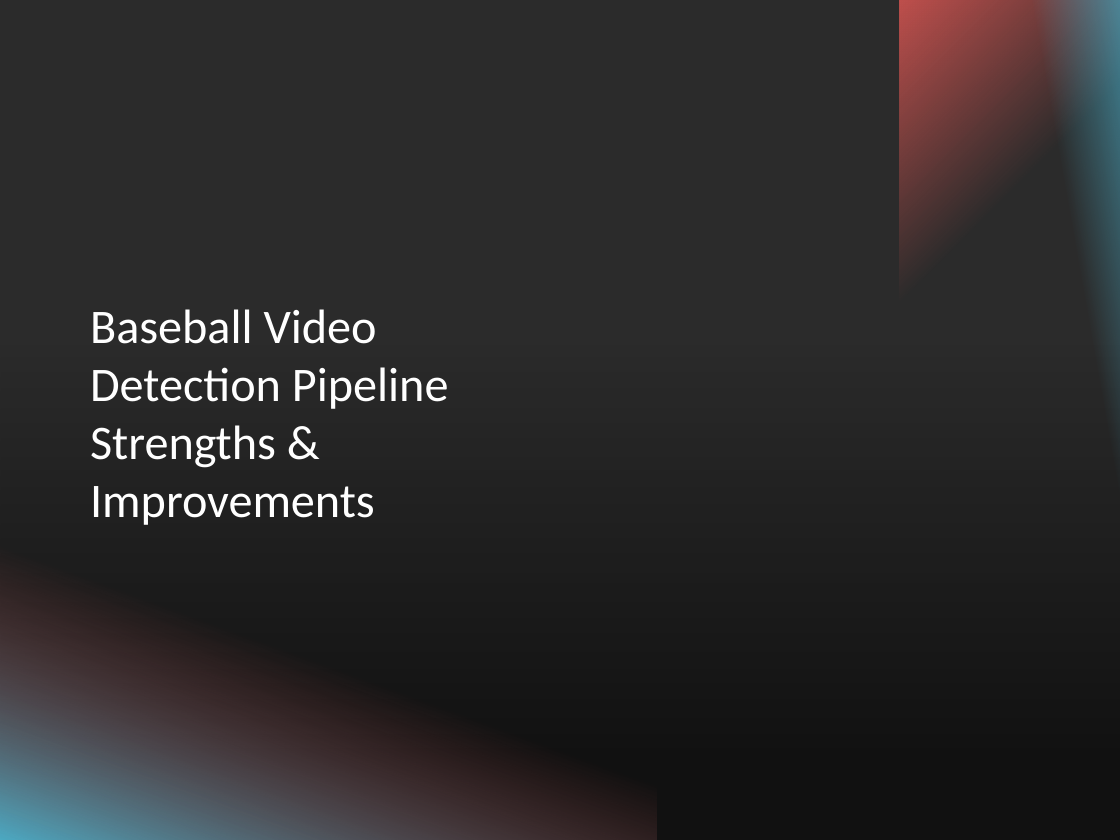
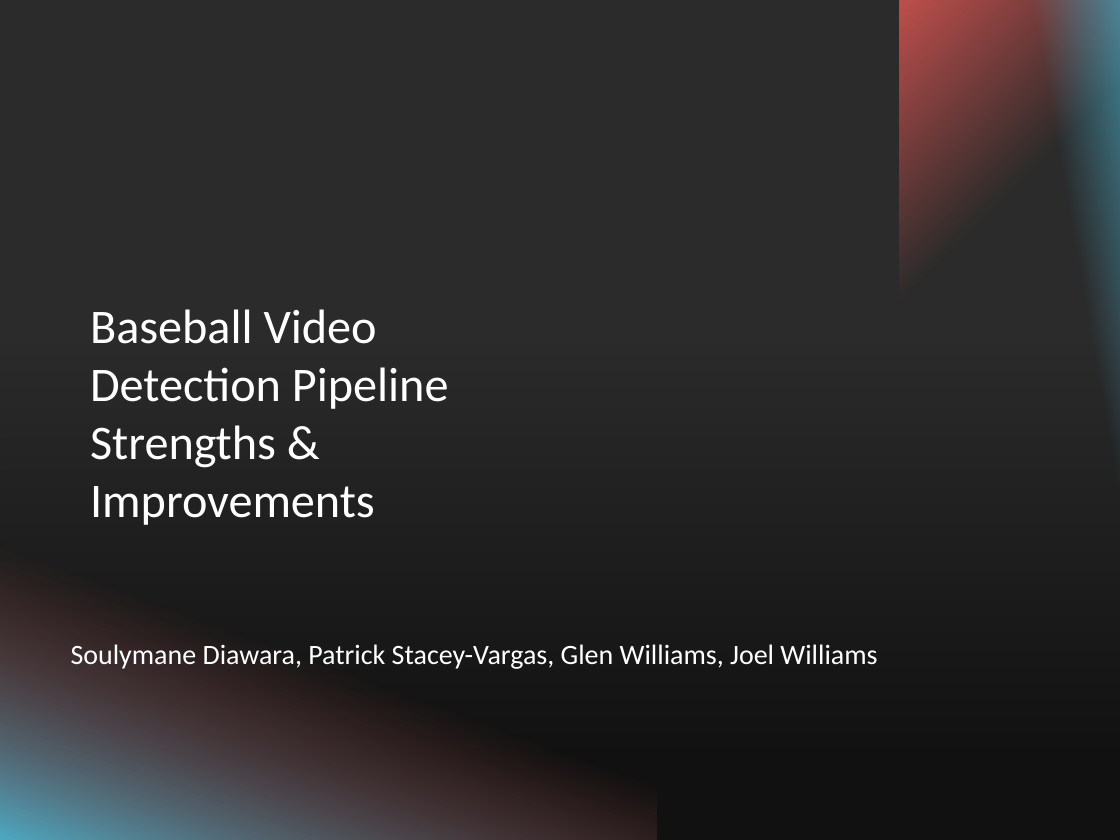
Before and after one commit to GlenWilliams2k/ECON-8310-Semester-Project, a slide deck: slide 1 of Baseball_Detection_Presentation.pptx. Drawn at 1120x840 pixels with LibreOffice and Linux fonts; fonts in the diff are those of the drawing; background and template pictures are left out; a plain dark background stands for a picture behind light text. Boxes give left, top, right and bottom in pixels: in the first picture for what was removed or moved away, otherwise in the second. Text is boxed around its words. In the diff, an @@ line names an element or a change of style, - is before the commit and + after.

```diff
--- a/Baseball_Detection_Presentation.pptx
+++ b/Baseball_Detection_Presentation.pptx
@@ text added at (71,644,877,669), 18 pt, text #FFFFFF @@
+Soulymane Diawara, Patrick Stacey-Vargas, Glen Williams, Joel Williams
```
Also in this commit, not shown: 1 other slide changed.
